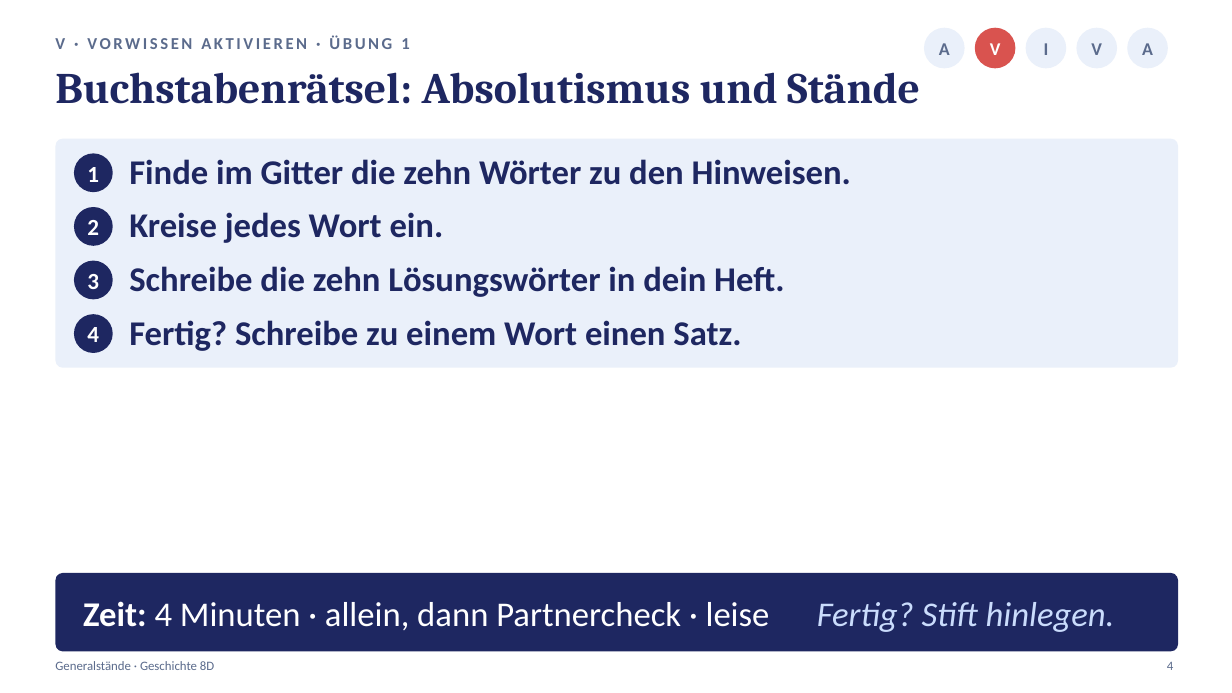
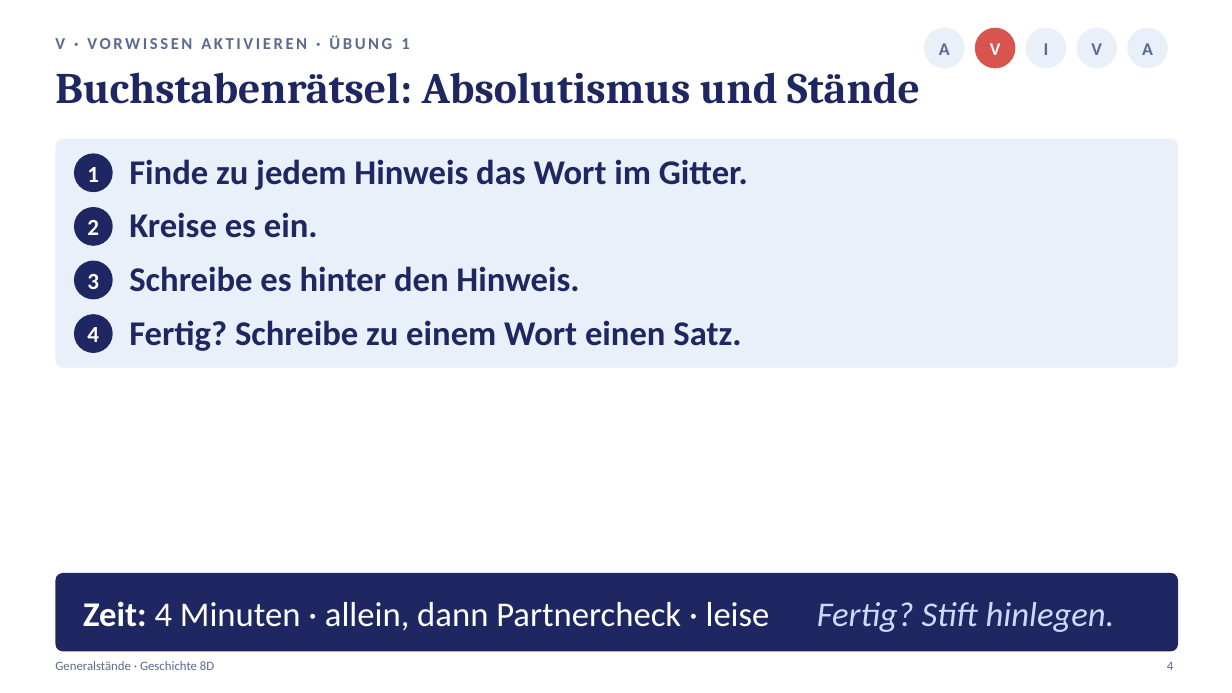
Before and after one commit to golzkonstantin-gif/Schule, a slide deck: slide 4 of Geschichte_8D/Generalstaende/Praesentation_Generalstaende_8D.pptx. Drawn at 1232x693 pixels with LibreOffice and Linux fonts; fonts in the diff are those of the drawing. Boxes give left, top, right and bottom in pixels: in the first picture for what was removed or moved away, otherwise in the second. Text is boxed around its words. In the diff, an @@ line names an element or a change of style, - is before the commit and + after.

```diff
--- a/Geschichte_8D/Generalstaende/Praesentation_Generalstaende_8D.pptx
+++ b/Geschichte_8D/Generalstaende/Praesentation_Generalstaende_8D.pptx
@@ text at box(129, 159, 748, 190): text changed @@
-Finde im Gitter die zehn Wörter zu den Hinweisen.
+Finde zu jedem Hinweis das Wort im Gitter.
@@ text at box(129, 212, 318, 238): text changed @@
-Kreise jedes Wort ein.
+Kreise es ein.
@@ text at box(129, 266, 579, 292): text changed @@
-Schreibe die zehn Lösungswörter in dein Heft.
+Schreibe es hinter den Hinweis.
```
Also in this commit, not shown: 1 other slide changed, 8 other files.
